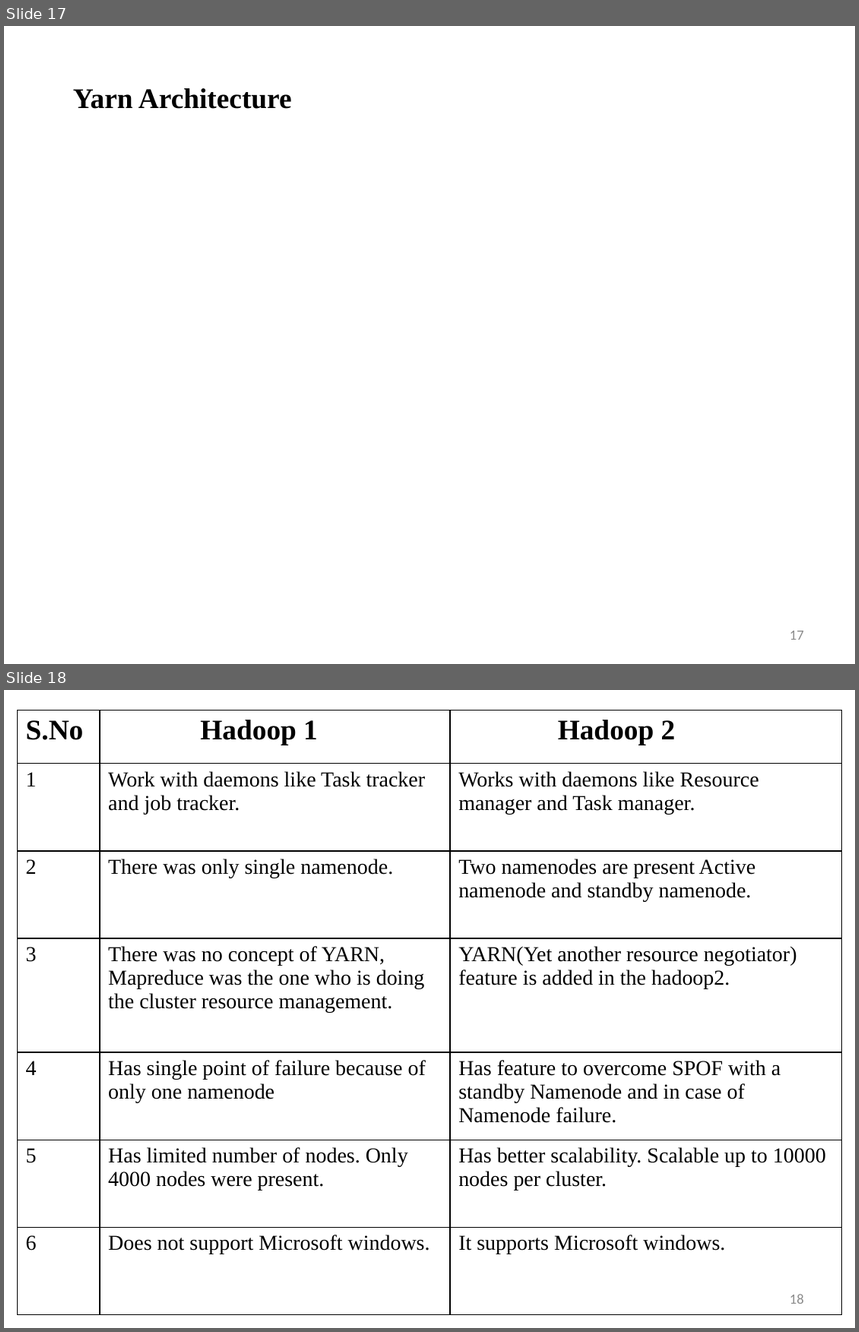
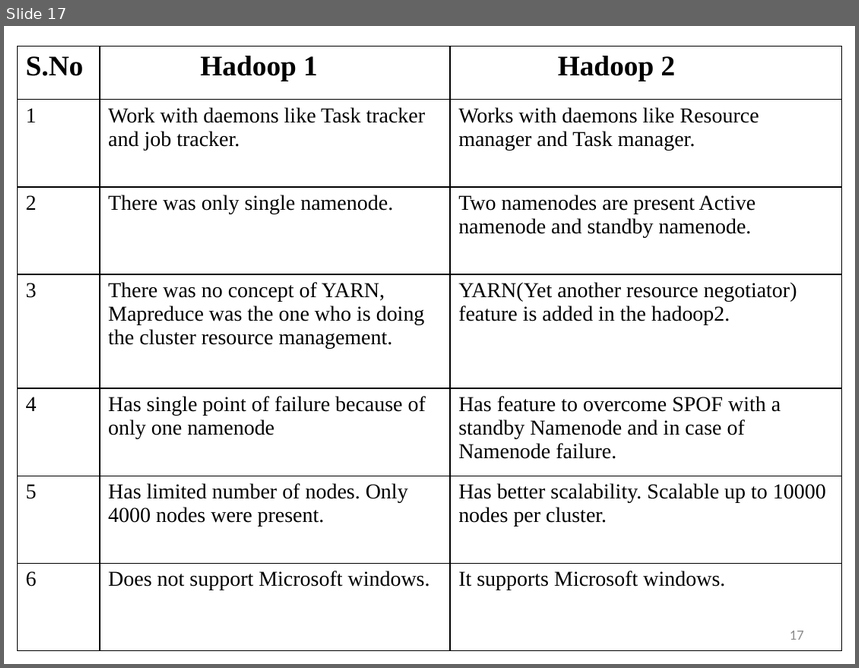
Before and after one commit to Akhshaya/H1b_Project, a slide deck: Bigdata PPT.pptx. Shown one above the other, each under a label of ours: slides 17 and 18 before the commit, slide 17 after it. The pictures are 859x1332 and 859x668 pixels, drawn with LibreOffice and Linux fonts; fonts in the diff are those of the drawing; background and template pictures are left out. Boxes give left, top, right and bottom in pixels: in the first picture for what was removed or moved away, otherwise in the second. Text is boxed around its words. In the diff, an @@ line names an element or a change of style, - is before the commit and + after.

```diff
--- a/Bigdata PPT.pptx
+++ b/Bigdata PPT.pptx
@@ slide 17 removed at (4, 26, 855, 664), background picture (left out) @@
@@ text removed at (73, 88, 292, 109) @@
-Yarn Architecture
@@ page number removed at (790, 631, 804, 640) @@
-17
@@ what was slide 18 is now slide 17 @@
@@ page number at (790, 631, 804, 640): text changed @@
-18
+17
```
Also in this commit, not shown: 5 slides changed, 7 other files.
